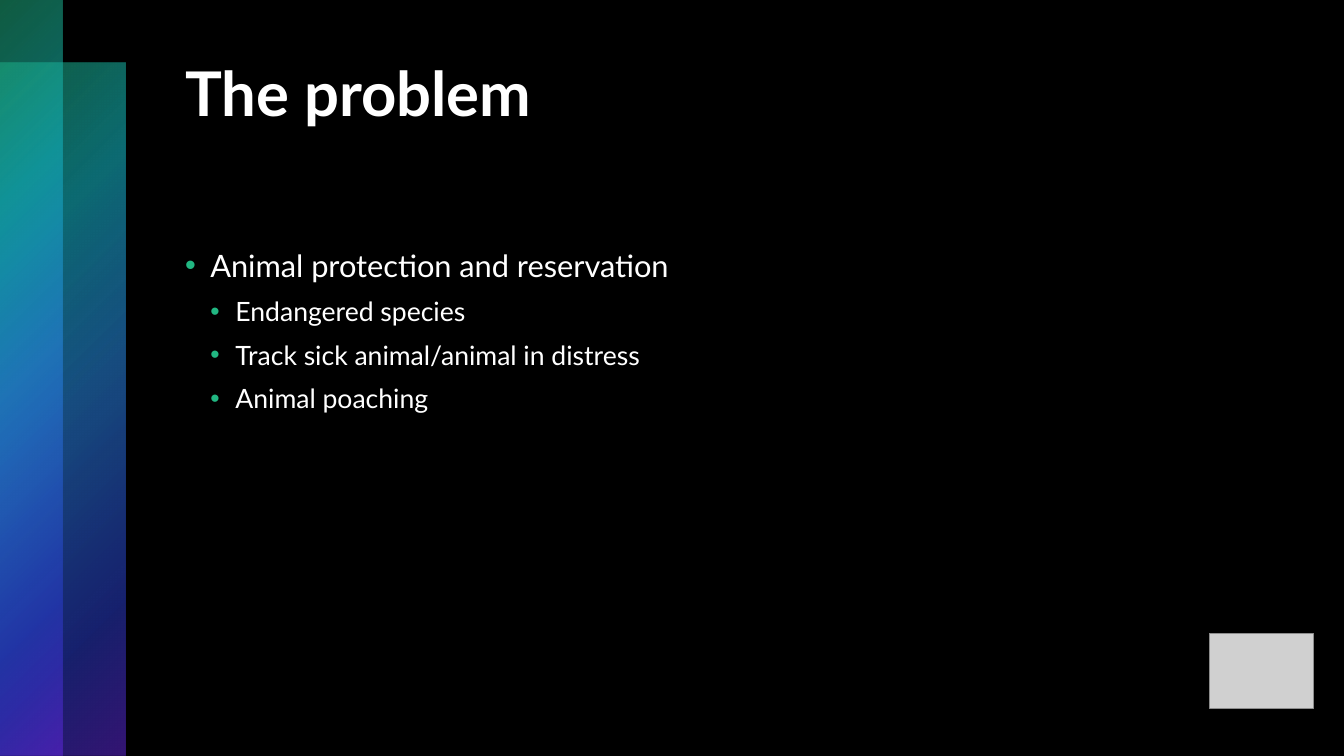
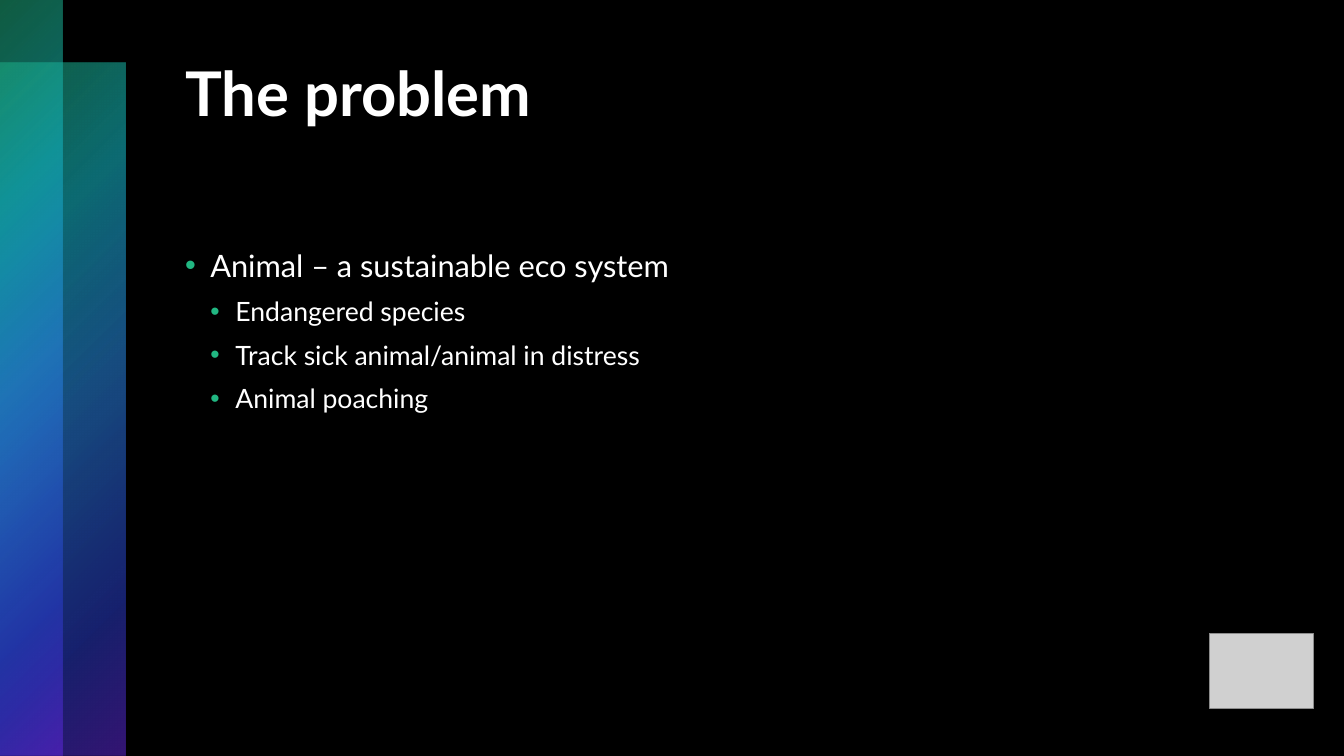
Before and after one commit to stefanlilja/pink_elephants, a slide deck: slide 2 of pitch.pptx. Drawn at 1344x756 pixels with LibreOffice and Linux fonts; fonts in the diff are those of the drawing; grey boxes stand for pictures. Boxes give left, top, right and bottom in pixels: in the first picture for what was removed or moved away, otherwise in the second. Text is boxed around its words. In the diff, an @@ line names an element or a change of style, - is before the commit and + after.

```diff
--- a/pitch.pptx
+++ b/pitch.pptx
@@ text at [210, 254, 668, 283]: text changed @@
-• Animal protection and reservation
+• Animal – a sustainable eco system
```
Also in this commit, not shown: 2 other slides changed, 3 slides added, 1 other file.
